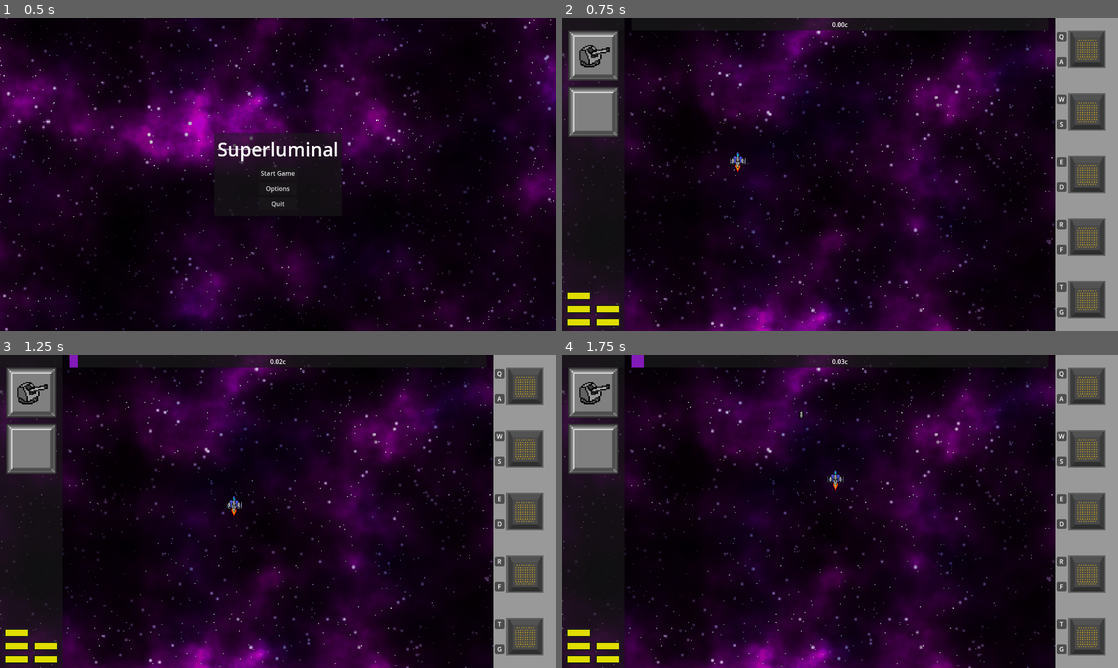
Above: before the commit, frames 1-4 (two rows, left to right).
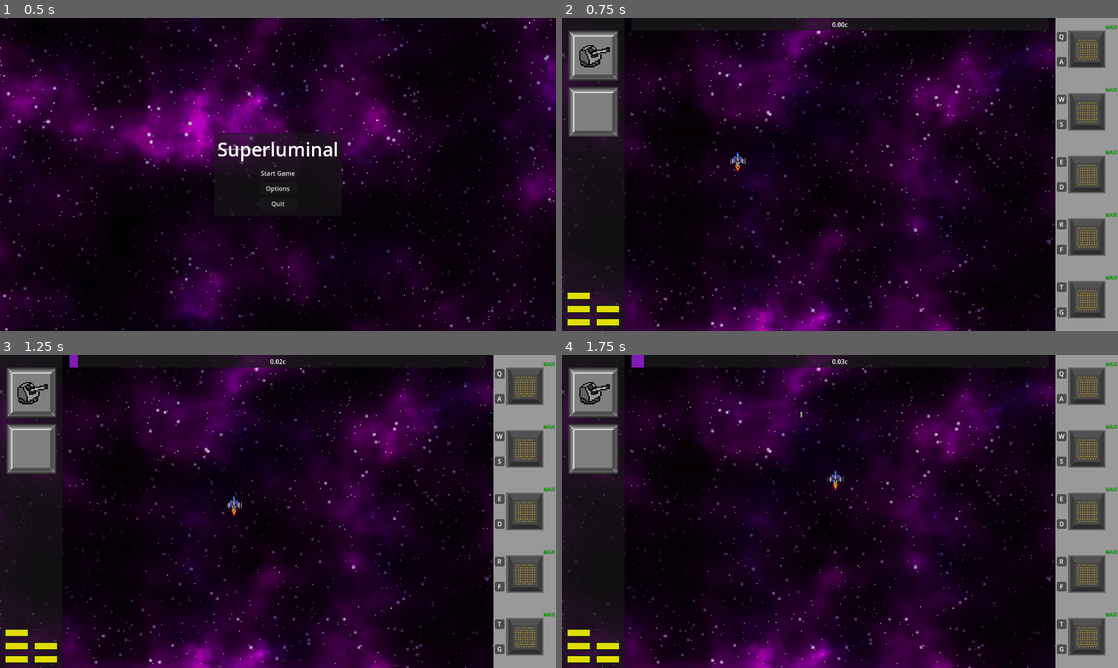
Above: after the commit, the same moments.

Repository: DigitsCodeCompendium/game.MJ198
Game: Godot game, scene res://scenes/title_screen/title_screen.tscn
Two runs of this game, one before a commit and one after it. Both use one fixed random seed, a clock stepped at 60 frames per second and the inputs below. The engine's default icon, where the game draws it, is replaced by a stand-in: a white triangle on a blue panel in a dark square.
Inputs (mouse positions are in pixels of both pictures, inside the frame that each line leads up to):
- Up to frame 1 (0.5 s): no input
- Up to frame 2 (0.75 s): click "Start Game" at 0.5 s
- Up to frame 3 (1.25 s): no input
- Up to frame 4 (1.75 s): click (1062, 373) at 1.27 s

Frame 1 is identical in both runs. In frame 2, 0.1% of the frame differs, in the area x 97-100%, y 2-84%; in frame 3, 0.1%; in frame 4, 0.1%.
Error in both runs: Invalid access to property or key 'volume_music' on a base object of type 'Dictionary'. (res://scenes/player_options.gd:22)

Commit message:
Add max label to reactor power and module upgrades

Diff:
--- a/scenes/systems/power/power_system.gd
+++ b/scenes/systems/power/power_system.gd
@@ -19,6 +19,10 @@
 		_current_max_power = min(value, _power_limit)
 		_dirty = true
 		sfx_reactor_pickup.play()
+
+var is_max_power_at_limit: bool:
+	get:
+		return _current_max_power == _power_limit
 
 var current_power_loss: int:
 	get:
--- a/scenes/user_interface/module/module.gd
+++ b/scenes/user_interface/module/module.gd
@@ -22,6 +22,7 @@
 
 @onready var power_container = get_node("%EnergyContainer")
 @onready var upgrade_container = get_node("%UpgradeContainer")
+@onready var upgrade_max_label = get_node("%MaxLevelLabel")
 @onready var power_up_button = get_node("%IncreasePower")
 @onready var power_down_button = get_node("%DecreasePower")
 @onready var mod_icon = get_node("%ModuleSprite")
@@ -46,6 +47,7 @@
 			power_container.get_child(i).queue_free()
 		for child in upgrade_container.get_children():
 			child.free()
+		upgrade_max_label.visible = false
 
 	else:
 		mod_icon.texture = mod.module.module_icon
@@ -75,6 +77,7 @@
 				var pip: TextureRect = upgrade_pip_scene.instantiate()
 				pip.texture = blue_upgrade_tex
 				upgrade_container.add_child(pip)
+			upgrade_max_label.visible = true
 		else:
 			for i in range(mod.upgrade_cost):
 				var index = mod.current_level - i
@@ -84,3 +87,4 @@
 				else:
 					pip.texture = empty_upgrade_tex
 				upgrade_container.add_child(pip)
+			upgrade_max_label.visible = false
--- a/scenes/user_interface/module/module.tscn
+++ b/scenes/user_interface/module/module.tscn
@@ -9,6 +9,11 @@
 
 [sub_resource type="SystemFont" id="SystemFont_i6xls"]
 subpixel_positioning = 0
+
+[sub_resource type="LabelSettings" id="LabelSettings_i6xls"]
+font_size = 12
+outline_size = 1
+outline_color = Color(0, 0, 0, 1)
 
 [node name="Module" type="Control"]
 custom_minimum_size = Vector2(160, 160)
@@ -143,3 +148,18 @@
 size_flags_vertical = 4
 theme_override_constants/separation = -4
 alignment = 2
+
+[node name="MaxLevelLabel" type="Label" parent="."]
+unique_name_in_owner = true
+modulate = Color(0, 0.7882353, 0, 1)
+layout_mode = 1
+anchors_preset = -1
+anchor_left = 1.0
+anchor_right = 1.0
+offset_left = -32.0
+offset_bottom = 32.0
+grow_horizontal = 0
+grow_vertical = 0
+text = "MAX!"
+label_settings = SubResource("LabelSettings_i6xls")
+vertical_alignment = 2
--- a/scenes/user_interface/reactor_power/reactor_power_grid.gd
+++ b/scenes/user_interface/reactor_power/reactor_power_grid.gd
@@ -1,5 +1,6 @@
 extends GridContainer
 
+@export var max_power_label: Control
 @export var power_pip_scene: PackedScene
 @export var lost_power_texture: Texture2D
 @export var used_power_texture: Texture2D
@@ -30,3 +31,5 @@
 		var power_free_rect: TextureRect = power_pip_scene.instantiate()
 		power_free_rect.texture = free_power_texture
 		add_child(power_free_rect)
+
+	max_power_label.visible = power_system.is_max_power_at_limit
--- a/scenes/user_interface/user_interface.tscn
+++ b/scenes/user_interface/user_interface.tscn
@@ -10,6 +10,45 @@
 [ext_resource type="Texture2D" uid="uid://7rbgkhea3qms" path="res://assets/power_icons/reserved_power.png" id="5_axgoa"]
 [ext_resource type="Texture2D" uid="uid://bdxfwbwlnlf2j" path="res://assets/power_icons/empty_power.png" id="6_tfswy"]
 [ext_resource type="Texture2D" uid="uid://cj0iuo6vlnbsd" path="res://assets/module_icons/emptyslot.png" id="10_axgoa"]
+
+[sub_resource type="LabelSettings" id="LabelSettings_axgoa"]
+
+[sub_resource type="Animation" id="Animation_axgoa"]
+resource_name = "default"
+loop_mode = 1
+tracks/0/type = "value"
+tracks/0/imported = false
+tracks/0/enabled = true
+tracks/0/path = NodePath(".:modulate")
+tracks/0/interp = 0
+tracks/0/loop_wrap = false
+tracks/0/keys = {
+"times": PackedFloat32Array(0, 0.5),
+"transitions": PackedFloat32Array(1, 1),
+"update": 1,
+"values": [Color(1, 1, 1, 1), Color(1, 1, 0, 1)]
+}
+
+[sub_resource type="Animation" id="Animation_tfswy"]
+length = 0.001
+tracks/0/type = "value"
+tracks/0/imported = false
+tracks/0/enabled = true
+tracks/0/path = NodePath(".:modulate")
+tracks/0/interp = 1
+tracks/0/loop_wrap = true
+tracks/0/keys = {
+"times": PackedFloat32Array(0),
+"transitions": PackedFloat32Array(1),
+"update": 0,
+"values": [Color(1, 1, 1, 1)]
+}
+
+[sub_resource type="AnimationLibrary" id="AnimationLibrary_g6pv1"]
+_data = {
+&"RESET": SubResource("Animation_tfswy"),
+&"default": SubResource("Animation_axgoa")
+}
 
 [sub_resource type="StyleBoxFlat" id="StyleBoxFlat_2dtu1"]
 bg_color = Color(0.5086386, 0.10218536, 0.72161824, 1)
@@ -86,13 +125,26 @@
 layout_mode = 2
 alignment = 2
 
-[node name="ReactorPowerGrid" type="GridContainer" parent="LeftPanel/VBoxContainer/Container/VBoxContainer"]
+[node name="MaxLabel" type="Label" parent="LeftPanel/VBoxContainer/Container/VBoxContainer"]
+visible = false
+layout_mode = 2
+text = "Max!"
+label_settings = SubResource("LabelSettings_axgoa")
+horizontal_alignment = 1
+
+[node name="AnimationPlayer" type="AnimationPlayer" parent="LeftPanel/VBoxContainer/Container/VBoxContainer/MaxLabel"]
+libraries = {
+&"": SubResource("AnimationLibrary_g6pv1")
+}
+
+[node name="ReactorPowerGrid" type="GridContainer" parent="LeftPanel/VBoxContainer/Container/VBoxContainer" node_paths=PackedStringArray("max_power_label")]
 layout_direction = 3
 layout_mode = 2
 theme_override_constants/h_separation = 10
 theme_override_constants/v_separation = 10
 columns = 2
 script = ExtResource("3_6xuti")
+max_power_label = NodePath("../MaxLabel")
 power_pip_scene = ExtResource("4_flq3v")
 lost_power_texture = ExtResource("5_axgoa")
 used_power_texture = ExtResource("6_tfswy")
Not shown: 1 places in scenes/user_interface/module/module.tscn that only renumber resources
Not shown: 1 places in scenes/user_interface/user_interface.tscn that only renumber resources
